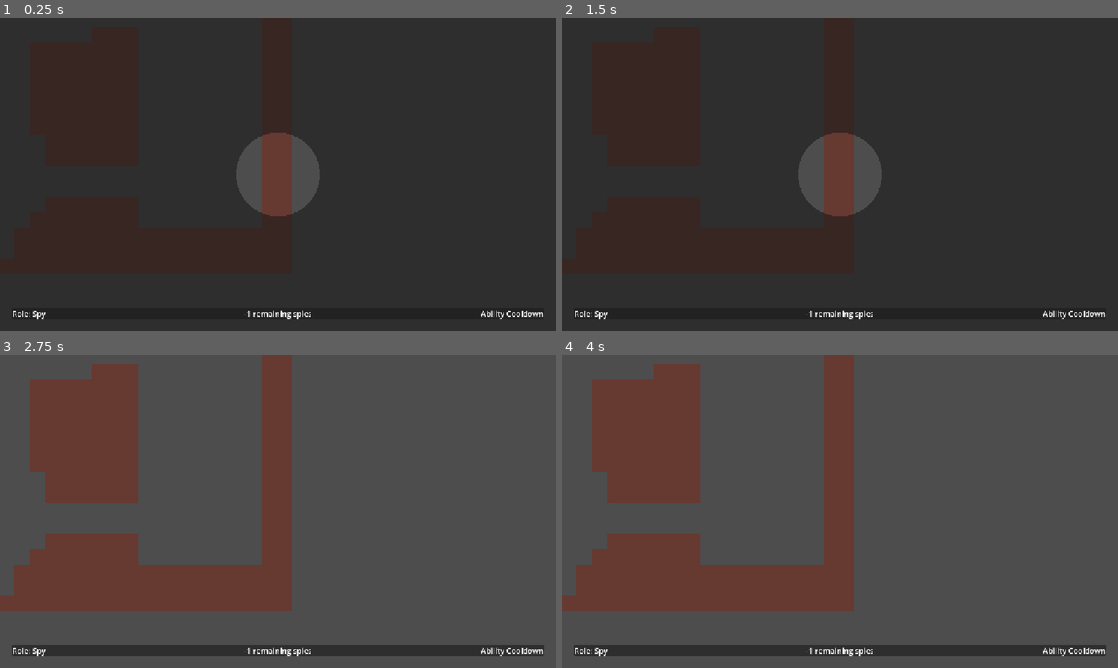
Above: before the commit, frames 1-4 (two rows, left to right).
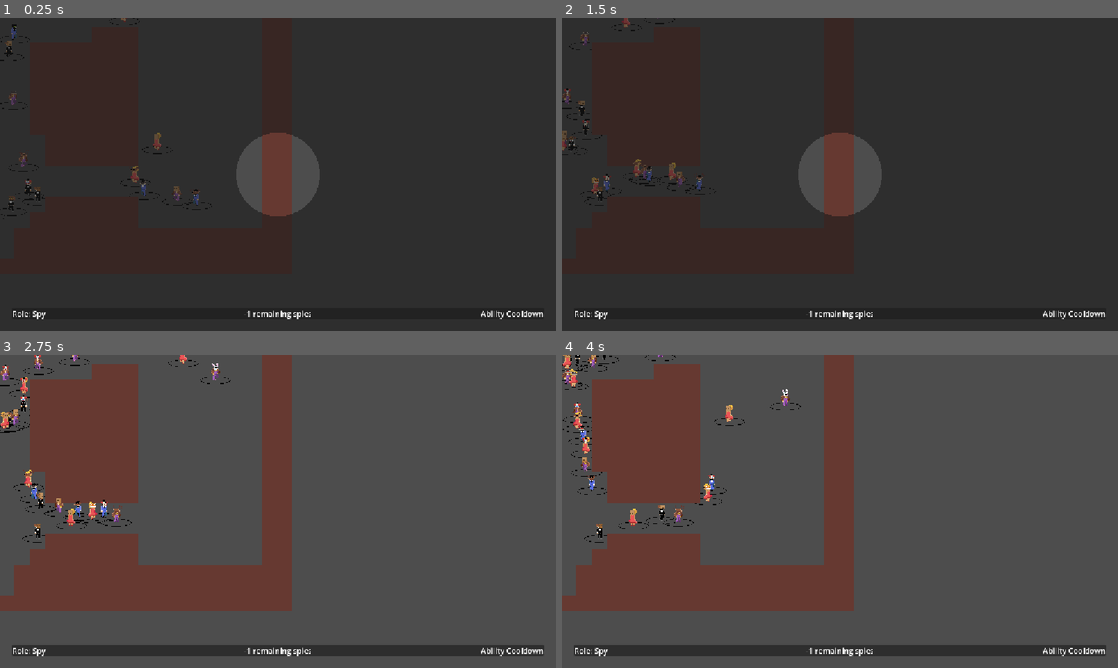
Above: after the commit, the same moments.

Repository: amelecanape/ippgamejam
Game: Godot game, scene res://scenes/round.tscn
Same seed, same stepped clock (60 frames per second), same inputs: the game is played once before the commit and once after it. This scene is started directly instead of the project's main scene.
Inputs (mouse positions are in pixels of both pictures, inside the frame that each line leads up to):
- Up to frame 1 (0.25 s): no input
- Up to frame 2 (1.5 s): move the mouse to (962, 158) at 0.52 s; tap A (character_move_neg_x) at 0.6 s; move the mouse to (728, 190) at 1.27 s; tap W (character_move_neg_y) at 1.35 s
- Up to frame 3 (2.75 s): move the mouse to (333, 442) at 2.02 s; tap D (character_move_pos_x) at 2.1 s
- Up to frame 4 (4 s): move the mouse to (812, 574) at 2.77 s; tap S (character_move_pos_y) at 2.85 s; move the mouse to (1006, 558) at 3.52 s; click (1006, 558) at 3.6 s

The runs differ from the first frame. In frame 1, 0.7% of the frame differs, in the area x 0-39%, y 0-65%; in frame 2, 0.8%; in frame 3, 1.1%, in the area x 0-42%, y 0-60%; in frame 4, 1.1%.
Error in both runs: Out of bounds get index '-1' (on base: 'Array[int]') (res://scripts/game.gd:95)

Commit message:
added owl mask

Diff:
--- a/scenes/mask/owl_mask.tscn
+++ b/scenes/mask/owl_mask.tscn
@@ -1,8 +1,8 @@
 [gd_scene format=3 uid="uid://dtr27uoj7x05g"]
 
 [ext_resource type="PackedScene" uid="uid://32c6gd8jll44" path="res://scenes/mask/mask.tscn" id="1_4rl4p"]
-[ext_resource type="Script" uid="uid://ciolq5k4mhpdt" path="res://scripts/masks/fox_mask_power.gd" id="2_1k8g4"]
 [ext_resource type="Texture2D" uid="uid://cglnkumjqj12i" path="res://assets/masks/masks.png" id="2_ulpdi"]
+[ext_resource type="Script" uid="uid://c22bvqvfu88wx" path="res://scripts/masks/owl_mask_power.gd" id="3_1k8g4"]
 
 [sub_resource type="AtlasTexture" id="AtlasTexture_tliwj"]
 atlas = ExtResource("2_ulpdi")
@@ -13,6 +13,6 @@
 [node name="Sprite" parent="." index="0" unique_id=1359893921]
 texture = SubResource("AtlasTexture_tliwj")
 
-[node name="FoxMask" type="Node" parent="." index="1" unique_id=705772458]
-script = ExtResource("2_1k8g4")
-metadata/_custom_type_script = "uid://ciolq5k4mhpdt"
+[node name="OwlMaskPower" type="Node" parent="." index="1" unique_id=915124992]
+script = ExtResource("3_1k8g4")
+metadata/_custom_type_script = "uid://c22bvqvfu88wx"
--- a/scenes/npc_character.tscn
+++ b/scenes/npc_character.tscn
@@ -8,13 +8,13 @@
 DEBUG = false
 find_new_target_max_delay = 10.0
 find_new_target_min_delay = 1.0
+npc_id = 0
 
 [node name="NavigationAgent" type="NavigationAgent2D" parent="." index="2" unique_id=1472955985]
 unique_name_in_owner = true
 path_desired_distance = 2.0
 target_desired_distance = 2.0
 radius = 32.0
-debug_enabled = true
 
 [node name="CharacterSprite" parent="Graphics" parent_id_path=PackedInt32Array(923991376) index="0" unique_id=1673587675]
 y_sort_enabled = false
--- a/scenes/round.tscn
+++ b/scenes/round.tscn
@@ -29,6 +29,7 @@
 
 [node name="Round" type="Node2D" unique_id=445564108]
 script = ExtResource("1_vtaks")
+amount_of_npcs = 50
 
 [node name="TaskManager" type="Node" parent="." unique_id=1945994480]
 script = ExtResource("15_h7eg2")
--- /dev/null
+++ b/scripts/masks/owl_mask_power.gd
@@ -0,0 +1,23 @@
+class_name OwlMaskPower extends MaskPower
+
+@export var increased_view : float = 2
+@export var regular_view : float = 4
+
+@export var view_increase_duration : float = 10
+@export var view_increase_counter : float = 0
+
+func _process(delta: float) -> void:
+	var player: PlayerControl = mask.masked_character as PlayerControl
+	if player:
+		player.camera.zoom = Vector2.ONE * regular_view
+	if view_increase_duration > 0:
+		if player:
+			player.camera.zoom = Vector2.ONE * increased_view
+
+	view_increase_duration = view_increase_duration - delta \
+					 if view_increase_duration > 0 else  0.0
+
+
+
+func execute_ability() -> void:
+	view_increase_duration = view_increase_duration
--- a/scripts/player_control.gd
+++ b/scripts/player_control.gd
@@ -3,6 +3,7 @@
 @export var lock_movement : bool = false
 
 @export var player : int
+@onready var camera : Camera2D = $Camera2D
 
 enum PLAYER_ROLE {SPY, DETECTIVE}
 @export var role : PLAYER_ROLE = PLAYER_ROLE.SPY
Not shown, added: scripts/masks/owl_mask_power.gd.uid
